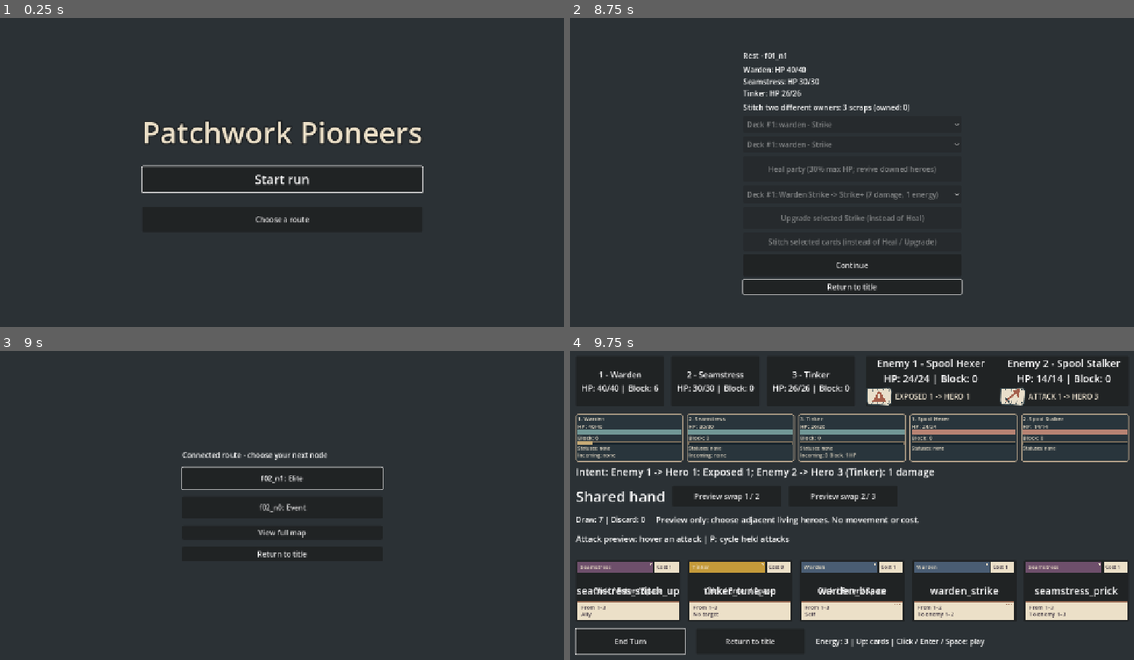
Above: before the commit, frames 1-4 (two rows, left to right).
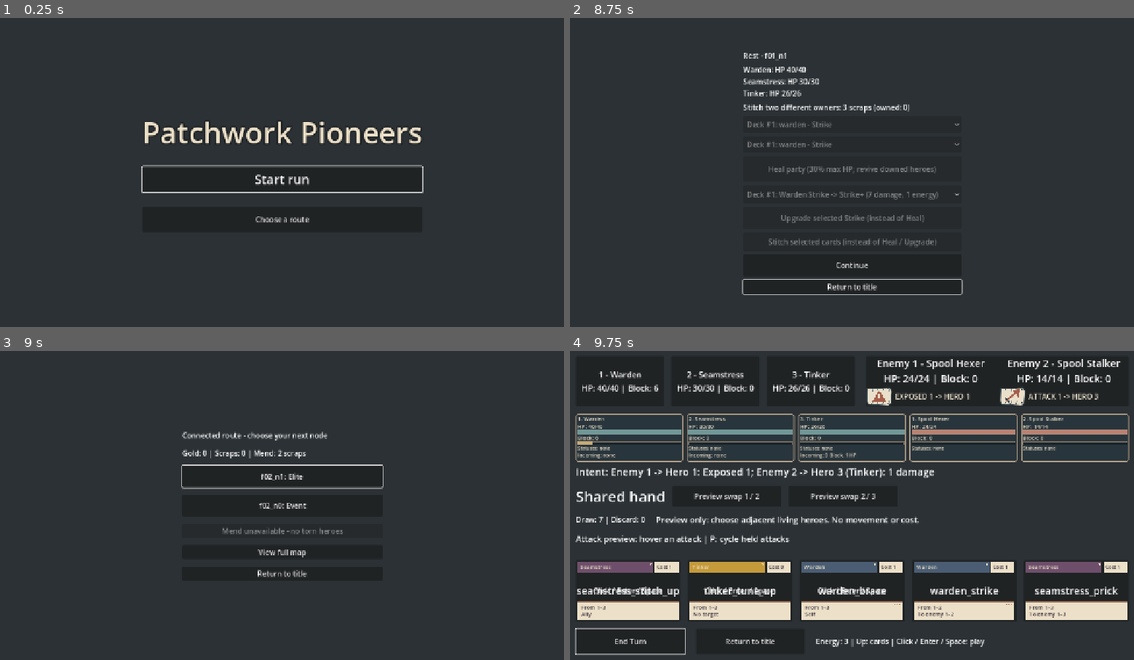
Above: after the commit, the same moments.

Repository: jcoev123-jpg/PatchworkPioneers
Game: Godot game, scene res://scenes/app.tscn
The game is run twice, just before and just after one commit, with the same random seed, the same clock (stepped at 60 frames per second) and the same inputs.
Inputs:
- Up to frame 1 (0.25 s): no input
- Up to frame 2 (8.75 s): click "Start run" at 0.5 s; click "f01_n0: Fight" at 1.25 s; click "Preview swap 1 / 2" at 2 s; click "Preview swap 2 / 3" at 2.75 s; click "End Turn" at 3.5 s; click "Preview swap 1 / 2" at 4.25 s; click "Preview swap 2 / 3" at 5 s; click "Return to title" at 5.75 s; click "Start run" at 6.5 s; click "f01_n1: Rest" at 7.25 s; click "Heal party (30% max HP, reviv…" at 8 s
- Up to frame 3 (9 s): click "Continue" at 8.75 s
- Up to frame 4 (9.75 s): click "f02_n1: Elite" at 9.5 s

Frames 1-2 are identical in both runs. In frame 3, 2.3% of the frame differs, in the area x 32-68%, y 26-74%; in frame 4, nothing differs.

Commit message:
Patchwork Pioneers cycle 100: Wire paid mending into the connected route chooser
Accepted by relay v2 (Claude final review, tests green).

Diff:
--- a/scripts/app.gd
+++ b/scripts/app.gd
@@ -36,6 +36,9 @@
 var route_atlas: RunRouteAtlas
 var route_atlas_close: Button
 var route_buttons: Array[Button] = []
+var map_mend_buttons: Array[Button] = []
+var _map_mend_serial := 0
+var _mended_route_context: Array = []
 var run_map: RunMap
 var fight_encounter_paths: Dictionary = FIGHT_ENCOUNTER_PATHS.duplicate()
 var fight_rosters: Dictionary = FIGHT_ROSTERS.duplicate(true)
@@ -559,6 +562,7 @@
 
 func _clear_route_view() -> void:
 	_clear_route_atlas()
+	map_mend_buttons.clear()
 	if is_instance_valid(route_view):
 		remove_child(route_view)
 		route_view.queue_free()
@@ -1222,6 +1226,13 @@
 func _present_connected_route(source_map: WeakRef) -> void:
 	_connected_map = source_map
 	_connected_route = run_map.get_route()
+	# Only legitimate visit completion refreshes committed run resources. Rejected
+	# input callbacks must never repair a drifted wardrobe or roster.
+	var carry := party_carryover as RunTornCarryover
+	if carry != null and carry._wardrobe != null and _can_choose_connected_route():
+		var wardrobe := carry._wardrobe
+		wardrobe.refresh_run_context(run_heroes, run_trinkets, run_scraps,
+			session_gold, run_deck, wardrobe.get_snapshot())
 	route_view = VBoxContainer.new()
 	route_view.set_anchors_preset(Control.PRESET_CENTER)
 	route_view.add_theme_constant_override("separation", 16)
@@ -1229,6 +1240,9 @@
 	var heading := Label.new()
 	heading.text = "Connected route - choose your next node"
 	route_view.add_child(heading)
+	var wallet := Label.new()
+	wallet.text = "Gold: %d | Scraps: %d | Mend: 2 scraps" % [session_gold, run_scraps]
+	route_view.add_child(wallet)
 	var prior := run_map.get_route()
 	for id in run_map.get_legal_choices():
 		var node := run_map.get_node(id)
@@ -1243,6 +1257,26 @@
 		action.pressed.connect(_dispatch_route.bind(id, source_map, prior, action))
 		route_view.add_child(action)
 		route_buttons.append(action)
+	var context := _map_mend_context()
+	for hero in run_heroes:
+		if hero.hp != 0:
+			continue
+		var mend := Button.new()
+		mend.text = "Mend %s (position %d) - 2 scraps" % [hero.id.capitalize(), hero.position]
+		mend.set_meta("hero_id", hero.id)
+		mend.set_meta("hero_position", hero.position)
+		mend.custom_minimum_size = Vector2(440, 40)
+		mend.disabled = run_scraps < 2 or carry == null or not _can_choose_connected_route()
+		route_view.add_child(mend)
+		map_mend_buttons.append(mend)
+		mend.pressed.connect(_choose_map_mend.bind(hero.id, hero.position,
+			weakref(mend), weakref(route_view), context))
+	if map_mend_buttons.is_empty():
+		var unavailable := Button.new()
+		unavailable.text = "Mend unavailable - no torn heroes"
+		unavailable.disabled = true
+		route_view.add_child(unavailable)
+		map_mend_buttons.append(unavailable)
 	route_map_button = Button.new()
 	route_map_button.text = "View full map"
 	route_view.add_child(route_map_button)
@@ -1253,6 +1287,49 @@
 	route_back_button.pressed.connect(_return_from_visit.bind(route_view))
 	route_view.add_child(route_back_button)
 	_focus_visit(route_view)
+
+
+func _map_mend_context() -> Array:
+	var carry := party_carryover as RunTornCarryover
+	if carry == null or run_map == null or run_rng == null:
+		return []
+	return [run_map, run_map.get_generation_revision(), run_map.get_floors(), run_map.get_route(),
+		run_rng, run_rng.state, carry, carry.read_state(), carry.torn.read_state(),
+		run_heroes.duplicate(true), run_scraps, session_gold, run_deck.duplicate(),
+		run_trinkets.duplicate(), carry._wardrobe,
+		null if carry._wardrobe == null else carry._wardrobe.get_snapshot(),
+		fight_reward_claimed, _routed_reward_service(), act_outcome.get_state(),
+		run_stitch_descriptors.duplicate(true), run_next_stitch_id, run_removal_count, _map_mend_serial]
+
+
+func _choose_map_mend(hero: Variant, position: Variant, source_action: WeakRef,
+		source_view: WeakRef, expected: Array) -> void:
+	if not _can_choose_connected_route() or not is_instance_valid(route_view) \
+		or source_view == null or source_view.get_ref() != route_view \
+		or route_view.get_parent() != self or not route_view.is_visible_in_tree() \
+		or source_action == null or not is_instance_valid(source_action.get_ref()) \
+		or expected.is_empty() or _map_mend_context() != expected:
+		return
+	var button = source_action.get_ref()
+	if button not in map_mend_buttons or button.get_parent() != route_view \
+		or button.disabled or not button.is_visible_in_tree() \
+		or button.get_meta("hero_id", "") != hero or button.get_meta("hero_position", 0) != position:
+		return
+	var carry := party_carryover as RunTornCarryover
+	var operation := "map_mend:%d" % _map_mend_serial
+	var result := carry.choose_mend(operation, operation + ":receipt", hero, position,
+		run_scraps, expected[7], expected[15], true)
+	if not result.ok:
+		return
+	run_heroes = result.heroes
+	run_scraps = result.remaining_scraps
+	_map_mend_serial += 1
+	# The completed visit's original wallet/hero guards describe its own
+	# transaction. Preserve admission for this exact subsequent map transaction.
+	_mended_route_context = _map_mend_context()
+	var source := _connected_map
+	_clear_route_view()
+	_present_connected_route(source)
 
 
 ## Zero completed fights is legal only for this run's witnessed noncombat prefix.
@@ -1289,6 +1366,8 @@
 	if party_carryover == null or not party_carryover.is_valid() \
 		or party_carryover.read_state().heroes != run_heroes:
 		return false
+	if not _mended_route_context.is_empty() and _mended_route_context == _map_mend_context():
+		return true
 	if party_carryover.read_state().completed_fights.is_empty() and not _unfought_run():
 		return false
 	if run_map.get_route().is_empty():
@@ -2207,6 +2286,8 @@
 	run_stitch_descriptors.clear()
 	run_next_stitch_id = 1
 	_battle_closed = false
+	_map_mend_serial = 0
+	_mended_route_context.clear()
 	enemy_attacks.clear()
 	enemy_intents = null
 	party = null
--- /dev/null
+++ b/tests/live_map_mend_choice_test.gd
@@ -0,0 +1,205 @@
+extends "res://tests/live_routed_battle_reentry_test.gd"
+
+
+func _activate(control: Control, keyboard: bool) -> void:
+	_check(is_instance_valid(control), "required input control exists")
+	if not is_instance_valid(control):
+		return
+	if keyboard:
+		control.grab_focus()
+		await _key(KEY_ENTER)
+	else:
+		await _click(control)
+
+
+func _mend_fixture() -> Dictionary:
+	for value in range(1, 3000):
+		var rng := RandomNumberGenerator.new()
+		rng.seed = value
+		var map := RunMap.new()
+		map.generate(rng)
+		for first in map.get_legal_choices():
+			if map.get_node(first).type != "Fight":
+				continue
+			for elite in map.get_node(first).outgoing:
+				if map.get_node(elite).type != "Elite":
+					continue
+				for fight in map.get_node(elite).outgoing:
+					if map.get_node(fight).type != "Fight":
+						continue
+					for last in map.get_node(fight).outgoing:
+						if map.get_node(last).type == "Fight":
+							return {"seed": value, "path": [first, elite, fight, last]}
+	return {}
+
+
+func _mend_state() -> Array:
+	var carry: RunTornCarryover = app.party_carryover
+	return [app._map_mend_context(), carry._receipts.duplicate(true),
+		carry._max_hp_by_id.duplicate(true), app.route_view, app.route_buttons.duplicate(),
+		app.map_mend_buttons.duplicate(), app._mended_route_context.duplicate(true)]
+
+
+func _reject_mend(callback: Callable, label: String) -> void:
+	var before := _mend_state()
+	callback.call()
+	_check(_mend_state() == before, label + " preserves all state and receipts")
+
+
+func _mend_button(id: String) -> Button:
+	for button in app.map_mend_buttons:
+		if button.get_meta("hero_id", "") == id:
+			return button
+	_check(false, "required torn hero button exists: " + id)
+	return null
+
+
+func _win_mend() -> void:
+	for enemy in app.enemies.get_enemies():
+		_check(app.enemies.apply_damage(enemy.position, 9999), "real mounted enemy defeated")
+	app._observe_battle_result()
+	await _frames()
+	_check(app._battle_closed and not app.reward_buttons.is_empty(), "mounted reward exists")
+
+
+func _run() -> void:
+	root.size = Vector2i(1280, 720)
+	app = load("res://scenes/app.tscn").instantiate()
+	root.add_child(app)
+	await _frames()
+	presenter = app.get_node("LiveAttackPreview")
+	var fixture := _mend_fixture()
+	_check(not fixture.is_empty(), "generated Fight Elite Fight Fight route exists")
+	var replay: Array = []
+	var retained: Array[Callable] = []
+	seed(100100)
+	var next_global := randi()
+	seed(100100)
+	if not fixture.is_empty():
+		for session in range(2):
+			var keyboard := session == 1
+			app.run_seed = fixture.seed
+			await _activate(app.route_button, keyboard)
+			await _activate(_route_action(fixture.path[0]), keyboard)
+			_check(app.party_carryover is RunTornCarryover and app.party != null, "real routed combat admitted")
+			app.party._heroes[2].statuses = {"weak": 2, "bleed": 1}
+			_check(app.party.apply_damage(3, 9999), "opening Fight tears Tinker")
+			await _win_mend()
+			await _activate(app.reward_buttons[0], keyboard)
+			await _activate(app.continue_button, keyboard)
+			_check(app.run_scraps == 1 and _mend_button("tinker").disabled, "one earned scrap disables mend without blocking routes")
+			var poor: Callable = _mend_button("tinker").pressed.get_connections()[0].callable
+			_reject_mend(poor, "insufficient scraps")
+			await _activate(_route_action(fixture.path[1]), keyboard)
+			_reject_mend(poor, "non-map stale callback")
+			await _win_mend()
+			var carry: RunTornCarryover = app.party_carryover
+			var before_claim := _mend_state()
+			app._choose_map_mend("tinker", 3, weakref(app.reward_buttons[0]), weakref(app.battle_view), app._map_mend_context())
+			_check(_mend_state() == before_claim, "unclaimed reward cannot mend")
+			await _activate(app.reward_buttons[3], keyboard)
+			var sewing = app.get_node("LiveElitePatchSewing")
+			_check(sewing.wardrobe != null and sewing.hero_buttons.size() == 3, "earned Elite patch exposes actual sewing controls")
+			if sewing.wardrobe == null or sewing.hero_buttons.size() != 3:
+				break
+			await _activate(sewing.hero_buttons[0], keyboard)
+			var patch: String = app.fight_reward_trinket
+			_check(carry._wardrobe == sewing.wardrobe, "real sewing binds wardrobe")
+			await _activate(app.continue_button, keyboard)
+			for callback in retained:
+				_reject_mend(callback, "previous session callback")
+			var button := _mend_button("tinker")
+			_check(not button.disabled and app.run_scraps == 3, "claimed Fight and Elite scraps enable mend")
+			var callback: Callable = button.pressed.get_connections()[0].callable
+			button.disabled = true
+			_reject_mend(callback, "disabled")
+			button.disabled = false
+			button.hide()
+			_reject_mend(callback, "hidden")
+			button.show()
+			var context: Array = app._map_mend_context()
+			for pair in [["foreign", 3], ["warden", 1], ["tinker", 1], ["tinker", 3.0]]:
+				_reject_mend(app._choose_map_mend.bind(pair[0], pair[1], weakref(button), weakref(app.route_view), context), "bad hero or slot")
+			_reject_mend(app._choose_map_mend.bind("tinker", 3, weakref(app.route_back_button), weakref(app.route_view), context), "foreign control")
+			_reject_mend(app._choose_map_mend.bind("tinker", 3, weakref(button), weakref(app.battle_view), context), "foreign chooser")
+			_reject_mend(app._choose_map_mend.bind("tinker", 3, weakref(button), weakref(app.route_view), []), "missing snapshot")
+			button.set_meta("hero_id", "warden")
+			button.set_meta("hero_position", 1)
+			_reject_mend(app._choose_map_mend.bind("warden", 1, weakref(button), weakref(app.route_view), context), "otherwise admitted living target")
+			button.set_meta("hero_id", "tinker")
+			button.set_meta("hero_position", 3)
+			for field in ["run_scraps", "session_gold"]:
+				app.set(field, app.get(field) + 1)
+				_reject_mend(callback, "stale " + field)
+				app.set(field, app.get(field) - 1)
+			app.run_heroes[2].statuses.weak += 1
+			_reject_mend(callback, "roster drift")
+			app.run_heroes[2].statuses.weak -= 1
+			app.run_map._generation_revision += 1
+			_reject_mend(callback, "revision drift")
+			app.run_map._generation_revision -= 1
+			var route_end: String = app.run_map._route.pop_back()
+			_reject_mend(callback, "route drift")
+			app.run_map._route.append(route_end)
+			app.run_map._nodes[fixture.path[1]].outgoing.append("foreign")
+			_reject_mend(callback, "graph drift")
+			app.run_map._nodes[fixture.path[1]].outgoing.erase("foreign")
+			var wardrobe: RunPatchWardrobe = carry._wardrobe
+			wardrobe._gold += 1
+			_reject_mend(callback, "wardrobe drift is not repaired")
+			wardrobe._gold -= 1
+			var expected: Array = app.run_heroes.duplicate(true)
+			expected[2].hp = 5
+			var conserved: Array = [app.session_gold, app.run_deck.duplicate(), app.run_map.get_route(), app.run_rng.state]
+			_bounds(app.route_view)
+			if keyboard:
+				app.route_buttons.back().grab_focus()
+				await _key(KEY_TAB)
+				_check(button.has_focus(), "physical Tab reaches mend after routes")
+				await _key(KEY_SPACE)
+			else:
+				await _click(button)
+			_check(app.run_heroes == expected and app.run_scraps == 1 and wardrobe.get_snapshot().scraps == 1,
+				"exact quarter HP and two scraps committed together")
+			_check([app.session_gold, app.run_deck, app.run_map.get_route(), app.run_rng.state] == conserved,
+				"mend conserves gold deck route RNG")
+			_reject_mend(callback, "replay after remount")
+			retained.append(callback)
+			_check(app._can_choose_connected_route() and app.route_buttons.size() == app.run_map.get_legal_choices().size(), "routes remain usable without duplicate controls")
+			_check(app.map_mend_buttons.size() == 1 and app.map_mend_buttons[0].disabled
+				and app.map_mend_buttons[0].text.contains("no torn heroes"), "no target action stays visibly disabled")
+			await _activate(_route_action(fixture.path[2]), keyboard)
+			_check(app.party.get_hero(3).hp == 5 and app.party.get_hero(3).statuses == expected[2].statuses, "next routed Fight hydrates mended HP and statuses")
+			# Tear the genuine wearer, then recover its patch through the same map UI.
+			var moved := CombatPositionSwaps.preview_adjacent_swap(app.party, 1, 1)
+			_check(moved.ok, "real battle movement changes wearer position")
+			app.party._heroes.assign(moved.heroes)
+			_check(app.party.apply_damage(2, 9999) and app.party.apply_damage(1, 9999), "next real Fight tears moved wearer and another hero")
+			await _win_mend()
+			await _activate(app.reward_buttons[3], keyboard)
+			await _activate(app.continue_button, keyboard)
+			_check(wardrobe.project_active(carry.torn.read_state()).active.warden == [], "torn wearer patch suspended")
+			var worn_before: Dictionary = wardrobe.get_snapshot().worn
+			_check(_mend_button("warden").get_meta("hero_position") == 2 and app.map_mend_buttons.size() == 2,
+				"chooser uses actual moved ID and slot with multiple torn targets")
+			_bounds(app.route_view)
+			await _activate(_mend_button("warden"), keyboard)
+			_check(app.run_heroes[1].hp == 9 and app.run_heroes[0].hp == 0 and app.run_scraps == 0 and wardrobe.get_snapshot().worn == worn_before
+				and wardrobe.project_active(carry.torn.read_state()).active.warden == [patch], "wearer-only patch recovers with floor 37/4 HP")
+			_check(_mend_button("seamstress").disabled, "remaining torn target is unaffordable after one spend")
+			await _activate(_route_action(fixture.path[3]), keyboard)
+			_check(app.party.get_hero(2).id == "warden" and app.party.get_hero(2).hp == 9
+				and app.party.get_hero(3).hp == 5 and app.party.get_hero(1).hp == 0, "second next Fight carries both paid mends and leaves unselected hero torn")
+			var observed: Array = [app.party.get_heroes(), carry.read_state(), carry.torn.read_state(), carry._receipts.duplicate(true), wardrobe.get_snapshot(), app.run_rng.state]
+			if session == 0:
+				replay = observed
+			else:
+				_check(observed == replay, "mouse and physical keyboard replay exactly")
+			await _activate(app.return_button, keyboard)
+	_check(randi() == next_global, "same global RNG stream unchanged")
+	app.free()
+	await _frames()
+	for failure in failures:
+		printerr(failure)
+	print("live_map_mend_choice_test: ", "PASS" if failures.is_empty() else "FAIL", " (", checks, " checks)")
+	quit(0 if failures.is_empty() else 1)
Not shown, added: tests/live_map_mend_choice_test.gd.uid
